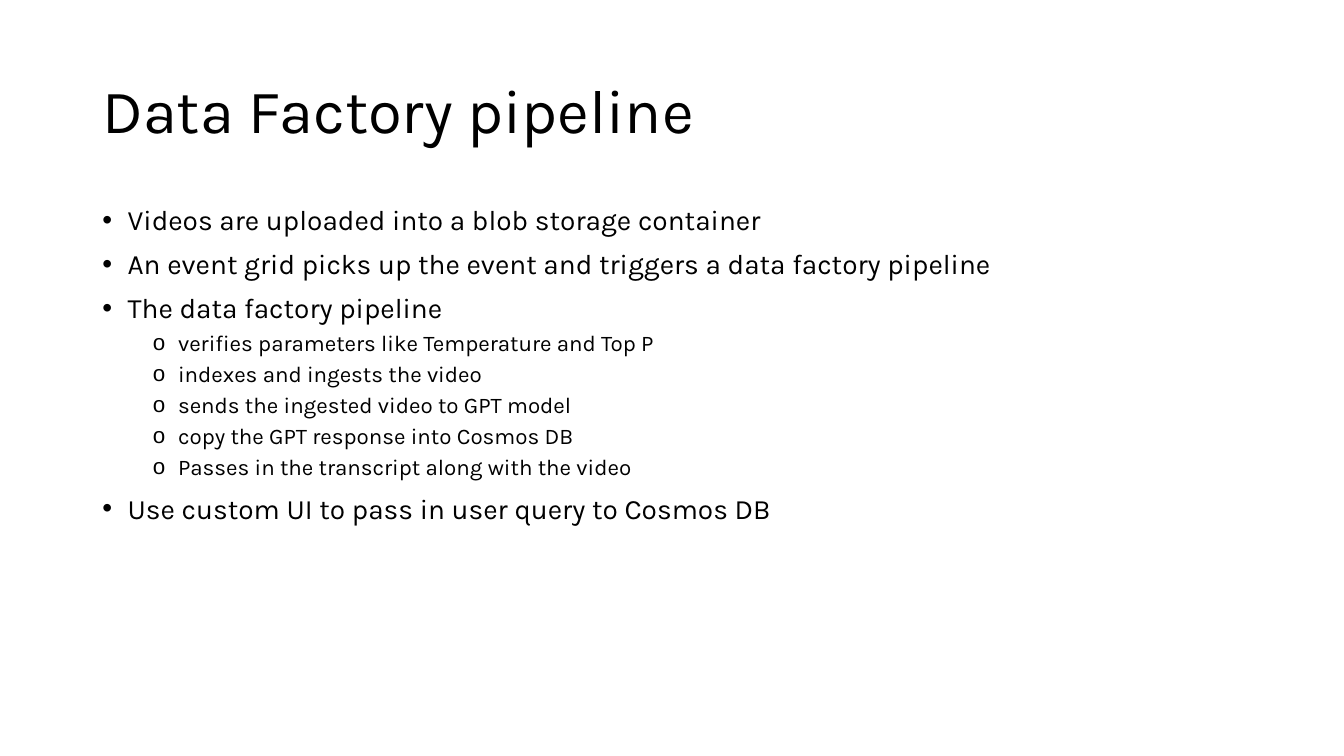
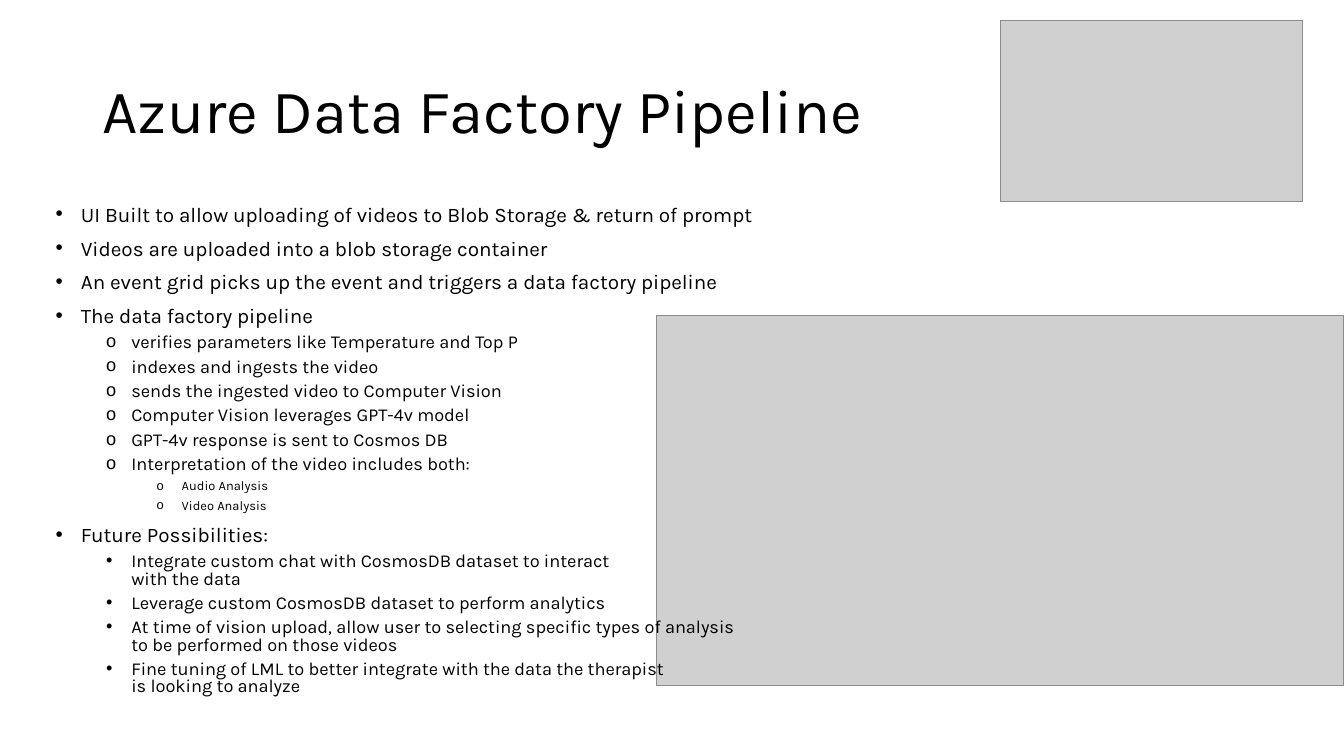
Before and after one commit to fsi-hack4autism/therapy-session-copilot, a slide deck: slide 5 of Use-Case-1-Presentation.pptx (slide 4 before the commit). Drawn at 1344x756 pixels with LibreOffice and Linux fonts; fonts in the diff are those of the drawing; grey boxes stand for pictures. Boxes give left, top, right and bottom in pixels: in the first picture for what was removed or moved away, otherwise in the second. Text is boxed around its words. In the diff, an @@ line names an element or a change of style, - is before the commit and + after.

```diff
--- a/Use-Case-1-Presentation.pptx
+++ b/Use-Case-1-Presentation.pptx
@@ picture added at (1000, 20, 1303, 202) @@
@@ title at (102, 90, 862, 148): text changed @@
-Data Factory pipeline
+Azure Data Factory Pipeline
@@ text "UI Built to allow uploading ...": place and size @@
-text "UI Built to allow uploading ..." at (128, 210, 990, 526)
+text "UI Built to allow uploading ..." at (81, 207, 752, 697)
@@ text at (81, 207, 752, 227): paragraph added @@
+• UI Built to allow uploading of videos to Blob Storage & return of prompt
@@ text at (81, 241, 717, 378): size 20 to 14.8 pt in "Videos are uploaded into a blob storage ...", "An event grid picks up the event ...", "The data factory pipeline"; size 16 to 12.9 pt in "verifies parameters like Temperature and Top P", "indexes and ingests the video"; line spacing 0.9 to 0.8 @@
@@ picture added at (657, 316, 1344, 687) @@
@@ text at (81, 384, 734, 697): text changed; size 16 to 12.9 pt @@
-  o sends the ingested video to GPT model
-  o copy the GPT response into Cosmos DB
-  o Passes in the transcript along with the video
-• Use custom UI to pass in user query to Cosmos DB
+  o sends the ingested video to Computer Vision
+  o Computer Vision leverages GPT-4v model
+  o GPT-4v response is sent to Cosmos DB
+  o Interpretation of the video includes both:
+    o Audio Analysis
+    o Video Analysis
+• Future Possibilities:
+  • Integrate custom chat with CosmosDB dataset to interact
+    with the data
+  • Leverage custom CosmosDB dataset to perform analytics
+  • At time of vision upload, allow user to selecting specific types of analysis
+    to be performed on those videos
+  • Fine tuning of LML to better integrate with the data the therapist
+    is looking to analyze
```
Also in this commit, not shown: 2 other slides changed, 3 slides added, 1 slide removed.
